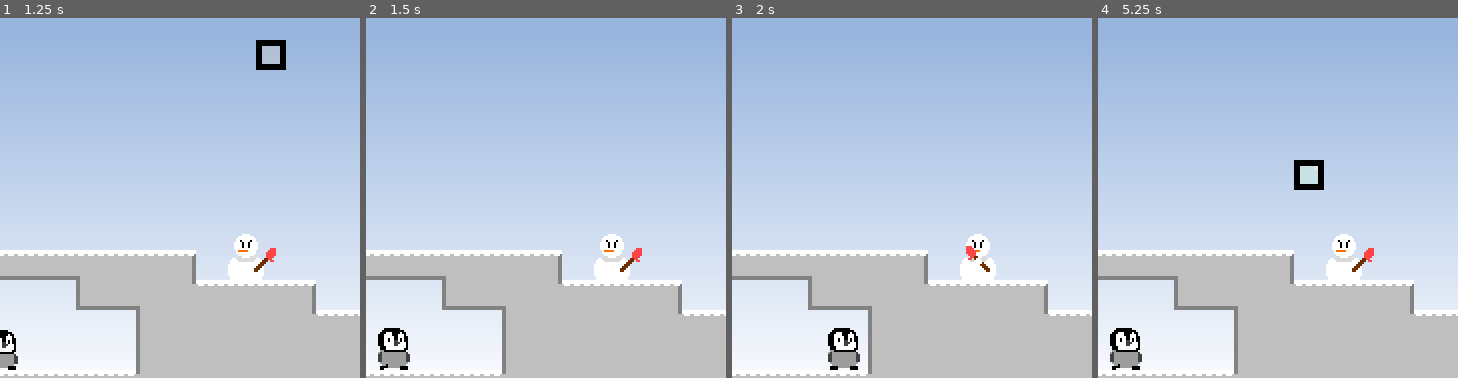
Above: before the commit, frames 1-4 (left to right).
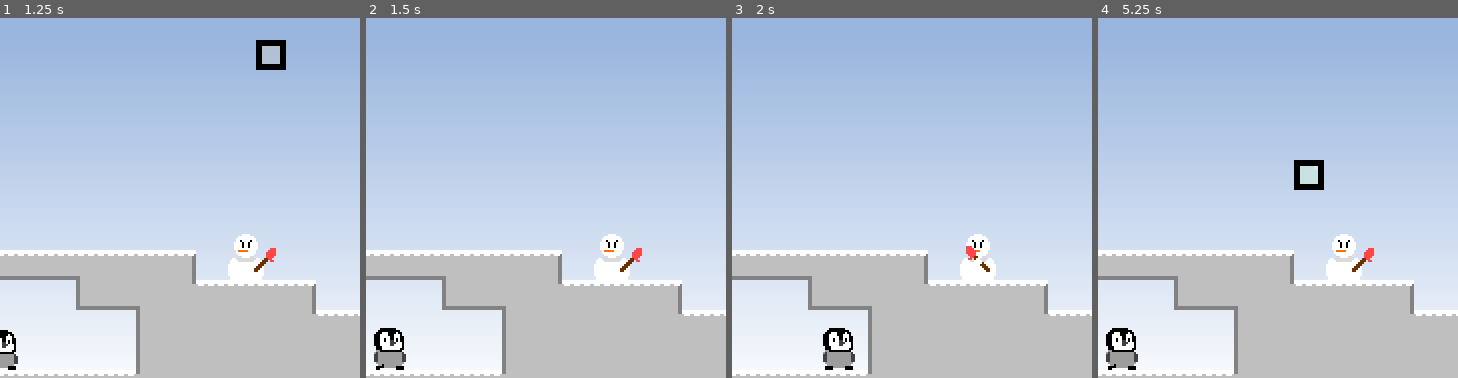
Above: after the commit, the same moments.

Repository: JigglyJelo/Antarctic-Ascent
Game: Godot game, scene res://Source/Scenes/Main Scenes/Scene Manager.tscn
Same seed, same stepped clock (60 frames per second), same inputs: the game is played once before the commit and once after it. Sound files missing from this copy of the repository are replaced by a short silence.
Inputs (mouse positions are % of the whole screen's width and height, from its top left):
- Up to frame 1 (1.25 s): click "Play" at 0.5 s
- Up to frame 2 (1.5 s): move the mouse to (72, 45) at 1.27 s; hold D (right) from 1.28 s (still down); click (72, 45) at 1.42 s
- Up to frame 3 (2 s): keep holding D (right); tap W (jump) at 1.52 s
- Up to frame 4 (5.25 s): move the mouse to (30, 55) at 2.02 s; tap W (jump) at 2.27 s; tap Enter at 2.75 s; move the mouse to (60, 28) at 2.77 s; release D (right) at 2.78 s; hold A (left) 2.78-3.5 s; click "Menu" at 3.5 s; click "Play" at 4.25 s; move the mouse to (45, 70) at 5.02 s; hold D (right) from 5.03 s (still down); click (45, 70) at 5.17 s
The pictures show only the part of the screen within x 14-64%, y 47-97%; the shares and areas given below are measured in that part.

Frame 1 is identical in both runs. In frame 2, 0.5% of the frame differs, in the area x 2-13%, y 86-98%; in frame 3, 0.6%, in the area x 25-36%, y 86-98%; in frame 4, 0.5%.

Commit message:
Enable physics interpolation and make fullscreen toggle work anywhere

Diff:
--- a/Source/Scripts/Game.gd
+++ b/Source/Scripts/Game.gd
@@ -112,6 +112,7 @@
 		music.stop()
 
 func _process(delta: float) -> void:
+	fullscreen_input_check()
 	if (wind > 0.01 or wind < -0.01) and not wind_sfx.playing:
 		wind_sfx.play()
 	elif wind < 0.01 and wind > -0.01 and wind_sfx.playing:
@@ -453,3 +454,10 @@
 		music_volume = 50
 		sfx_volume = 50
 		save_volume()
+
+static func fullscreen_input_check() -> void:
+	if Input.is_action_just_pressed("fullscreen"):
+		if DisplayServer.window_get_mode() == DisplayServer.WINDOW_MODE_WINDOWED:
+			DisplayServer.window_set_mode(DisplayServer.WINDOW_MODE_EXCLUSIVE_FULLSCREEN)
+		else:
+			DisplayServer.window_set_mode(DisplayServer.WINDOW_MODE_WINDOWED)
--- a/Source/Scripts/MainMenu.gd
+++ b/Source/Scripts/MainMenu.gd
@@ -14,13 +14,6 @@
 	credits_screen = $CreditsScreen
 	$MenuNodes/MusicSlider.value = Game.music_volume
 	$MenuNodes/SFXSlider.value = Game.sfx_volume
-
-func _process(_delta: float) -> void:
-	if Input.is_action_just_pressed("fullscreen"):
-		if DisplayServer.window_get_mode() == DisplayServer.WINDOW_MODE_WINDOWED:
-			DisplayServer.window_set_mode(DisplayServer.WINDOW_MODE_EXCLUSIVE_FULLSCREEN)
-		else:
-			DisplayServer.window_set_mode(DisplayServer.WINDOW_MODE_WINDOWED)
 
 func start_game() -> void:
 	get_tree().change_scene_to_file("res://Source/Scenes/Main Scenes/Game Scene.tscn")
--- a/Source/Scripts/Player.gd
+++ b/Source/Scripts/Player.gd
@@ -97,6 +97,7 @@
 		elif global_position.x < -180:
 			global_position.x = 180
 			clone_sprite.position.x *= -1
+		reset_physics_interpolation()
 	elif clone_sprite.is_playing():
 		clone_sprite.stop()
 
--- a/Source/Scripts/SceneManager.gd
+++ b/Source/Scripts/SceneManager.gd
@@ -1,5 +1,8 @@
 class_name SceneManager
 extends Node
+
+func _process(delta: float) -> void:
+	Game.fullscreen_input_check()
 
 func switch_to_tutorial() -> void:
 	$MainMenu.queue_free()
--- a/project.godot
+++ b/project.godot
@@ -384,6 +384,11 @@
 ]
 }
 
+[physics]
+
+common/physics_jitter_fix=0.0
+common/physics_interpolation=true
+
 [rendering]
 
 textures/canvas_textures/default_texture_filter=0
